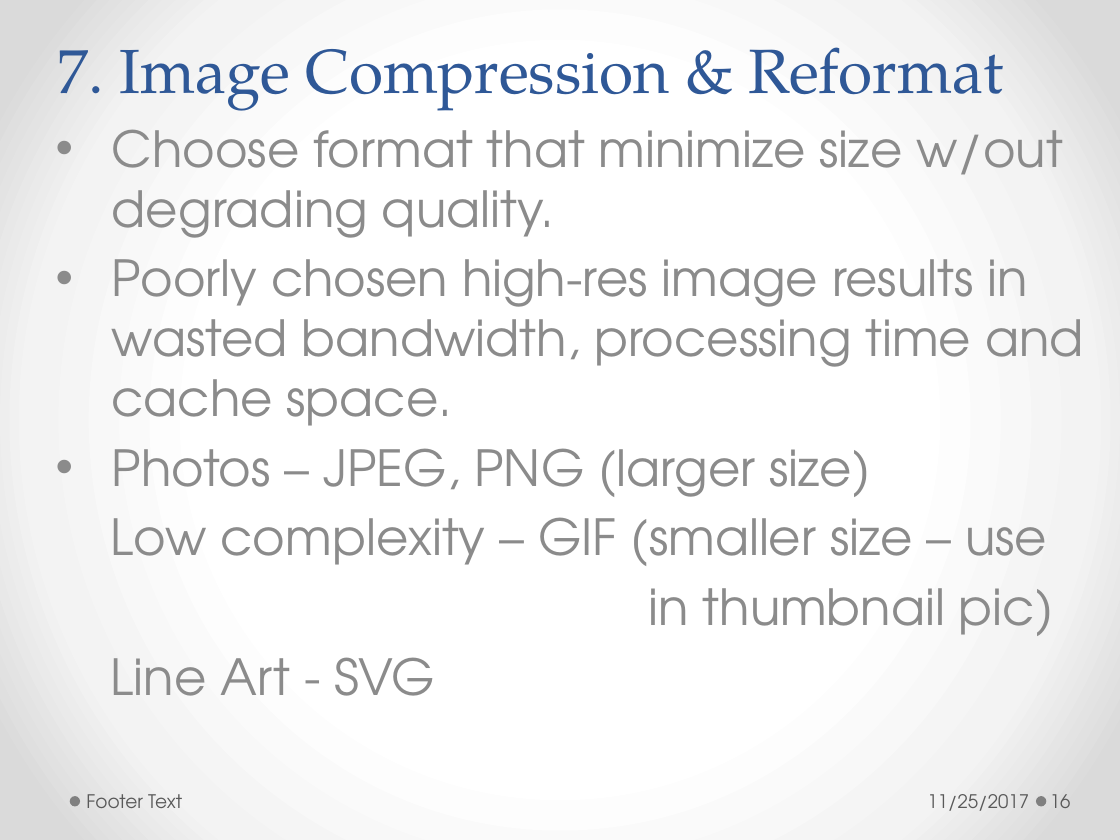
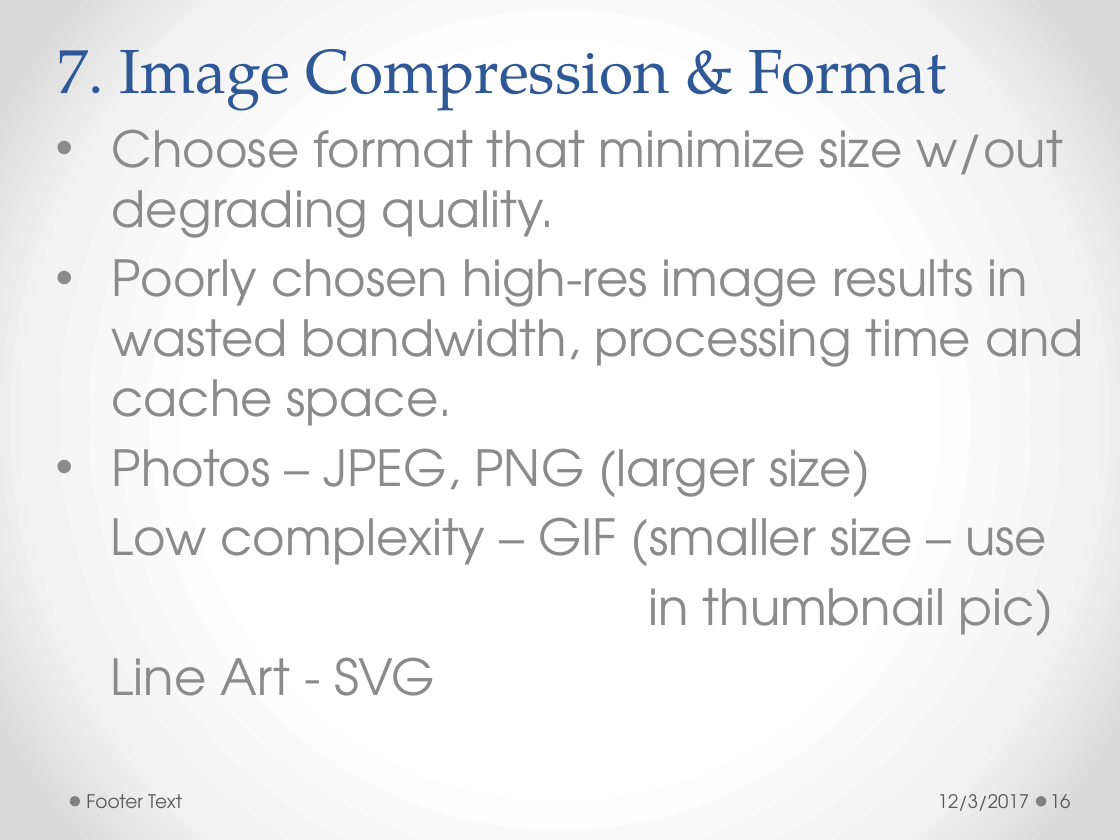
Before and after one commit to h-t-tran/brown, a slide deck: slide 16 of web-pg-performance/webpgperformance.pptx. Drawn at 1120x840 pixels with LibreOffice and Linux fonts; fonts in the diff are those of the drawing. Boxes give left, top, right and bottom in pixels: in the first picture for what was removed or moved away, otherwise in the second. Text is boxed around its words. In the diff, an @@ line names an element or a change of style, - is before the commit and + after.

```diff
--- a/web-pg-performance/webpgperformance.pptx
+++ b/web-pg-performance/webpgperformance.pptx
@@ title at bbox=[58, 49, 947, 111]: text changed @@
-7. Image Compression & Reformat
+7. Image Compression & Format
@@ text at bbox=[938, 794, 1029, 811]: text changed @@
-11/25/2017
+12/3/2017
```
Also in this commit, not shown: 18 other slides changed, 2 slides added, 2 slides removed, 21 other files.
